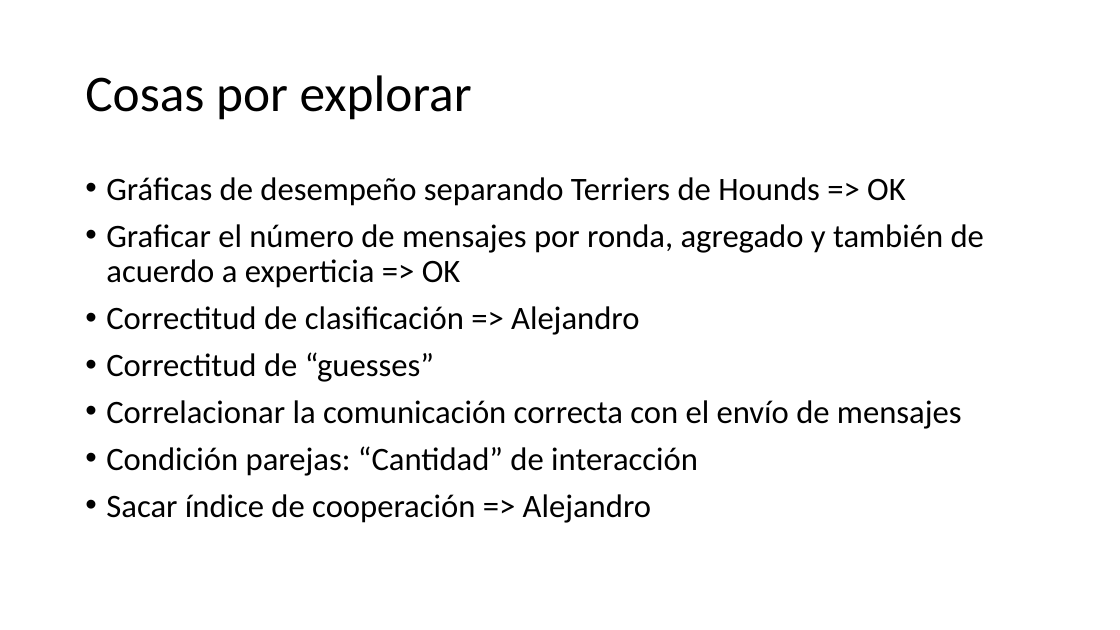
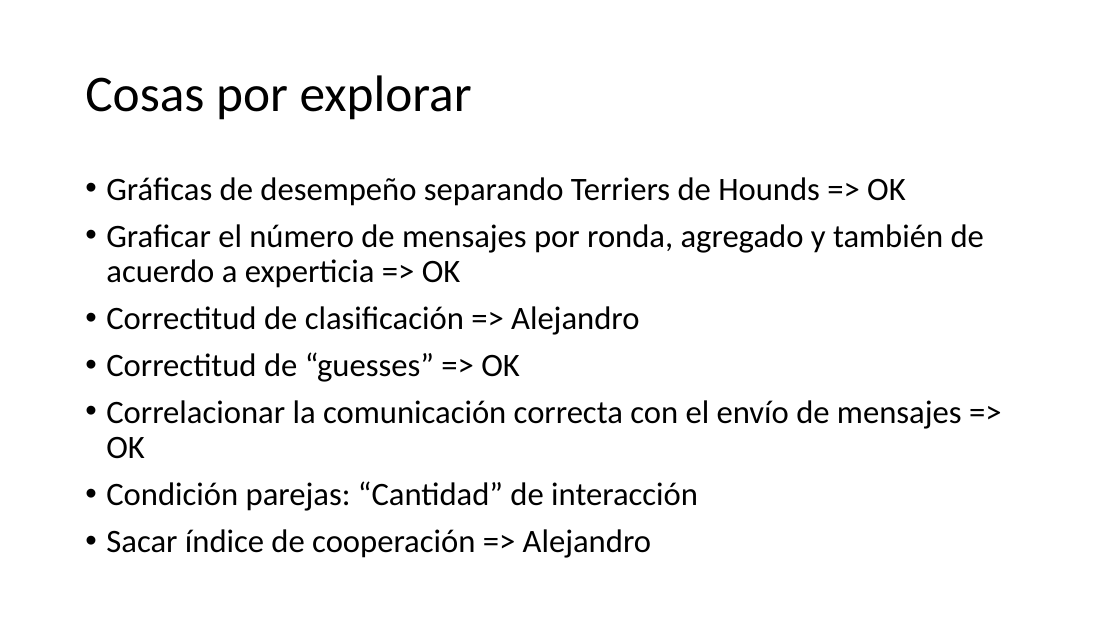
Before and after one commit to Slendercoder/DatosDLL, a slide deck: slide 20 of 12-16-18-23-27-sept-2019/Analysis/Colaboración, uso del lenguaje y comprensión.pptx (slide 15 before the commit). Drawn at 1120x630 pixels with LibreOffice and Linux fonts; fonts in the diff are those of the drawing. Boxes give left, top, right and bottom in pixels: in the first picture for what was removed or moved away, otherwise in the second. Text is boxed around its words. In the diff, an @@ line names an element or a change of style, - is before the commit and + after.

```diff
--- a/12-16-18-23-27-sept-2019/Analysis/Colaboración, uso del lenguaje y comprensión.pptx
+++ b/12-16-18-23-27-sept-2019/Analysis/Colaboración, uso del lenguaje y comprensión.pptx
@@ text at <box>106,352,962,459</box>: text changed @@
-• Correctitud de “guesses”
-• Correlacionar la comunicación correcta con el envío de mensajes
+• Correctitud de “guesses” => OK
+• Correlacionar la comunicación correcta con el envío de mensajes => OK
```
Also in this commit, not shown: 2 other slides changed, 7 slides added, 2 slides removed, 4 other files.
